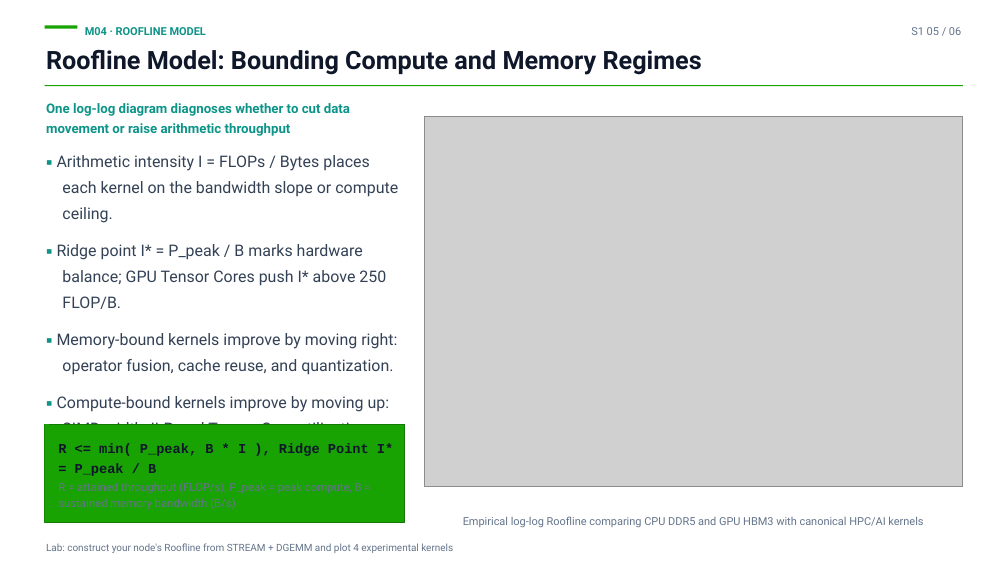
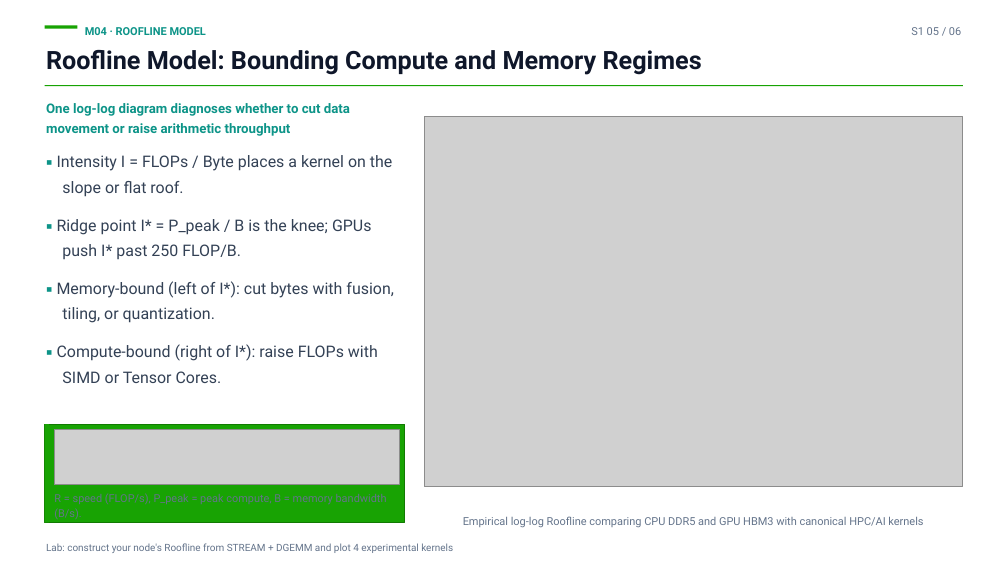
Before and after one commit to hkust-asc/asc27-curriculum, a slide deck: slide 5 of slides/pptx/01-stage1-foundations.pptx. Drawn at 1008x567 pixels with LibreOffice and Linux fonts; fonts in the diff are those of the drawing; grey boxes stand for pictures. Boxes give left, top, right and bottom in pixels: in the first picture for what was removed or moved away, otherwise in the second. Text is boxed around its words. In the diff, an @@ line names an element or a change of style, - is before the commit and + after.

Commit message:
Tighten beginner slides and render core formulas in LaTeX.
Cut slide copy to one idea per bullet, fix formula-strip layout, and typeset each core formula with pdflatex. The pedagogy audit now checks slide density and raw ASCII operators.

```diff
--- a/slides/pptx/01-stage1-foundations.pptx
+++ b/slides/pptx/01-stage1-foundations.pptx
@@ text at (x1=57, y1=155, x2=394, y2=383): text changed @@
-▪ Arithmetic intensity I = FLOPs / Bytes places each kernel on the bandwidth slope or compute ceiling.
-▪ Ridge point I* = P_peak / B marks hardware balance; GPU Tensor Cores push I* above 250 FLOP/B.
-▪ Memory-bound kernels improve by moving right: operator fusion, cache reuse, and quantization.
-▪ Compute-bound kernels improve by moving up: SIMD width, ILP, and Tensor Core utilization.
+▪ Intensity I = FLOPs / Byte places a kernel on the slope or flat roof.
+▪ Ridge point I* = P_peak / B is the knee; GPUs push I* past 250 FLOP/B.
+▪ Memory-bound (left of I*): cut bytes with fusion, tiling, or quantization.
+▪ Compute-bound (right of I*): raise FLOPs with SIMD or Tensor Cores.
@@ picture added at (x1=54, y1=430, x2=400, y2=485) @@
@@ text "R = speed (FLOP/s), P_peak ..." at (x1=54, y1=493, x2=387, y2=519): vertical alignment middle to top @@
@@ text at (x1=54, y1=493, x2=387, y2=519): text changed; size 10.8 to 10.4 pt @@
-R <= min( P_peak, B * I ), Ridge Point I* = P_peak / B
-R = attained throughput (FLOP/s), P_peak = peak compute, B = sustained memory bandwidth (B/s)
+R = speed (FLOP/s), P_peak = peak compute, B = memory bandwidth (B/s).
```
Also in this commit, not shown: 4 other slides changed, 22 other files.
